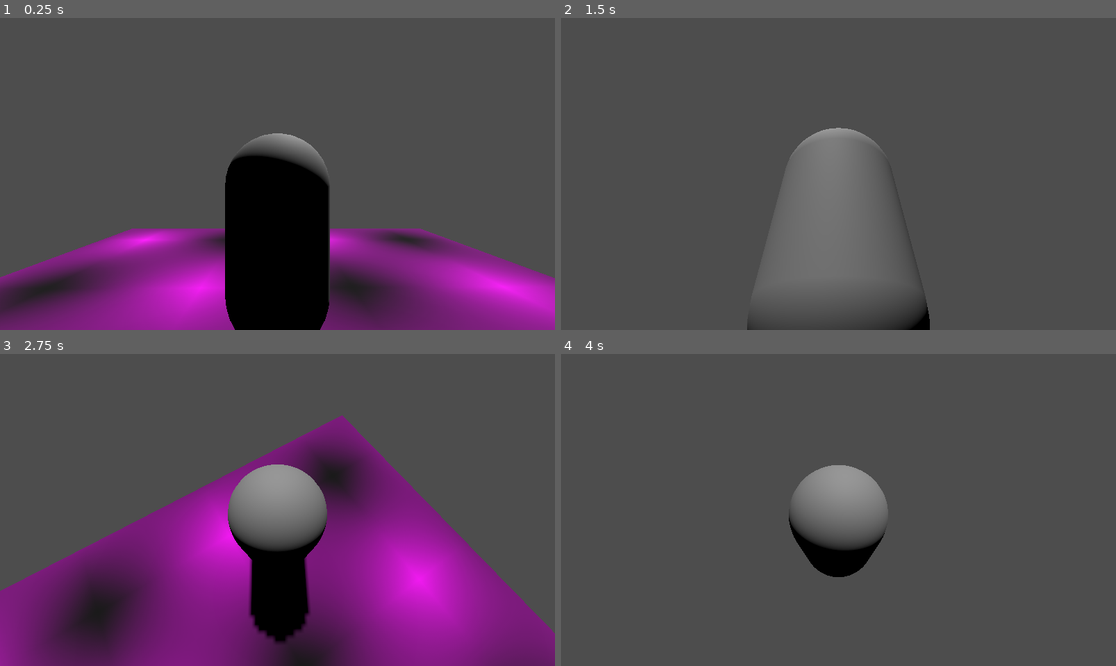
Above: before the commit, frames 1-4 (two rows, left to right).
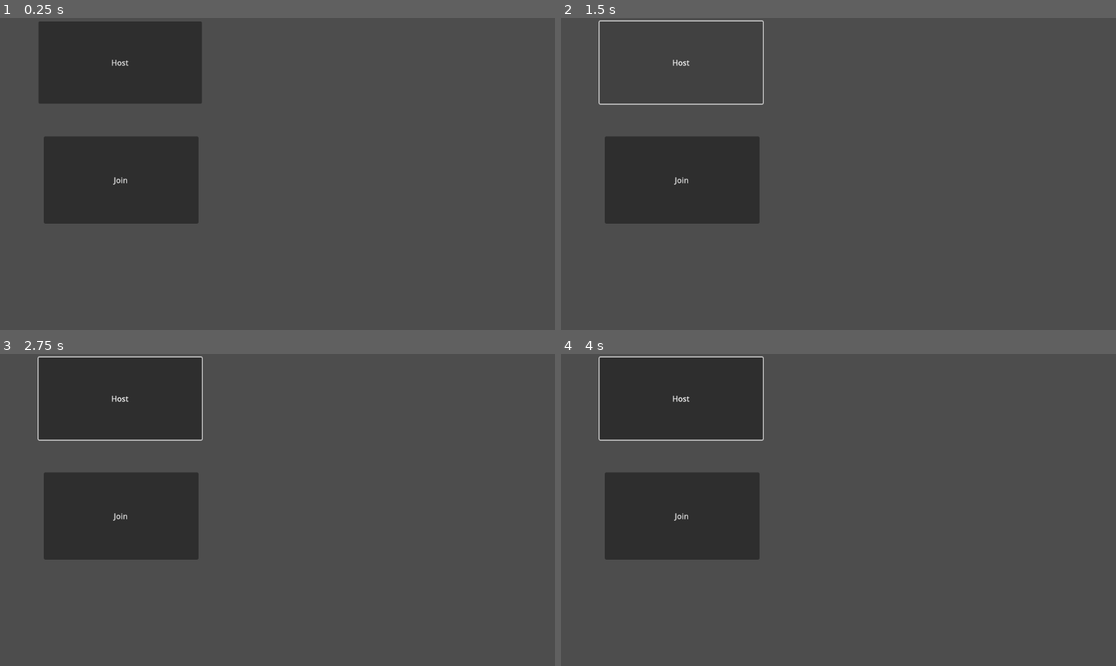
Above: after the commit, the same moments.

Repository: Github11200/Booming-Beavers
Game: Godot game, scene res://Scenes/main.tscn
The game is run twice, just before and just after one commit, with the same random seed, the same clock (stepped at 60 frames per second) and the same inputs.
Inputs (mouse positions are in pixels of both pictures, inside the frame that each line leads up to):
- Up to frame 1 (0.25 s): no input
- Up to frame 2 (1.5 s): click (683, 180) at 0.5 s, where only the run after the commit has a clickable "Join"; click (683, 61) at 1.25 s, where only the run after the commit has a clickable "Host"
- Up to frame 3 (2.75 s): move the mouse to (305, 510) at 2.02 s; hold W (up) from 2.03 s (still down); hold H from 2.03 s (still down); tap J at 2.3 s
- Up to frame 4 (4 s): keep holding W (up); move the mouse to (810, 510) at 2.77 s; release H at 2.78 s; tap J at 2.85 s; tap P at 3.05 s; move the mouse to (849, 503) at 3.52 s; hold P from 3.53 s (still down); tap H at 3.8 s

The runs differ from the first frame. In frame 1, 49% of the frame differs, in the area x 0-100%, y 1-100%; in frame 2, 16%; in frame 3, 62%, in the area x 0-100%, y 0-100%; in frame 4, 20%.

Commit message:
the multiplayer works ajsdlkfja;slkdfja;lskdfj;lkasdjf;lk

Diff:
--- a/Scenes/main.tscn
+++ b/Scenes/main.tscn
@@ -1,16 +1,8 @@
-[gd_scene load_steps=9 format=3 uid="uid://d3dt12exogmvn"]
+[gd_scene load_steps=7 format=3 uid="uid://d3dt12exogmvn"]
 
-[ext_resource type="Script" uid="uid://dgiw1p1b0w0jx" path="res://Scripts/player.gd" id="1_bo1nx"]
-[ext_resource type="Script" uid="uid://l6im6sqdvmk8" path="res://Scripts/connection_manager.gd" id="2_8gbba"]
-
-[sub_resource type="CapsuleMesh" id="CapsuleMesh_iw7eq"]
-
-[sub_resource type="CapsuleShape3D" id="CapsuleShape3D_1boii"]
-
-[sub_resource type="SceneReplicationConfig" id="SceneReplicationConfig_ig7tw"]
-properties/0/path = NodePath("CharacterBody3D:health")
-properties/0/spawn = true
-properties/0/replication_mode = 2
+[ext_resource type="PackedScene" uid="uid://d2a7qdfuc1rme" path="res://player.tscn" id="1_bo1nx"]
+[ext_resource type="Script" uid="uid://py1k2y6vhqmc" path="res://Scenes/multiplayer_spawner.gd" id="1_jjgbg"]
+[ext_resource type="PackedScene" uid="uid://6hoamojaxorj" path="res://ui.tscn" id="2_bo1nx"]
 
 [sub_resource type="QuadMesh" id="QuadMesh_ig7tw"]
 
@@ -19,42 +11,21 @@
 [sub_resource type="StandardMaterial3D" id="StandardMaterial3D_0xm2m"]
 albedo_texture = SubResource("PlaceholderTexture2D_ig7tw")
 
-[node name="Enemy" type="Node3D"]
+[node name="Main" type="Node3D"]
 
 [node name="DirectionalLight3D" type="DirectionalLight3D" parent="."]
 transform = Transform3D(-0.866025, -0.433013, 0.25, 0, 0.5, 0.866025, -0.5, 0.75, -0.433013, 0, 2.65744, 0)
 shadow_enabled = true
 
-[node name="CharacterBody3D" type="CharacterBody3D" parent="."]
-transform = Transform3D(1, 0, 0, 0, 1, 0, 0, 0, 1, 0, 0.879972, 0)
-script = ExtResource("1_bo1nx")
-
-[node name="MeshInstance3D" type="MeshInstance3D" parent="CharacterBody3D"]
-mesh = SubResource("CapsuleMesh_iw7eq")
-
-[node name="CollisionShape3D" type="CollisionShape3D" parent="CharacterBody3D"]
-shape = SubResource("CapsuleShape3D_1boii")
-
-[node name="Camera Origin" type="Node3D" parent="CharacterBody3D"]
-transform = Transform3D(1, 0, 0, 0, 1, 0, 0, 0, 1, 0, 0.609842, 0)
-
-[node name="SpringArm3D" type="SpringArm3D" parent="CharacterBody3D/Camera Origin"]
-spring_length = 2.0
-margin = 0.5
-
-[node name="Camera3D" type="Camera3D" parent="CharacterBody3D/Camera Origin/SpringArm3D"]
-transform = Transform3D(1, 0, 0, 0, 1, 0, 0, 0, 1, 0, 0, 1.93362)
-
-[node name="Game" type="Node" parent="."]
-
-[node name="MultiplayerSynchronizer" type="MultiplayerSynchronizer" parent="Game"]
-root_path = NodePath("../..")
-replication_config = SubResource("SceneReplicationConfig_ig7tw")
-
-[node name="Connection Manager" type="Node" parent="Game"]
-script = ExtResource("2_8gbba")
-
 [node name="MeshInstance3D" type="MeshInstance3D" parent="."]
 transform = Transform3D(9.58689, -0.075044, 0.00478001, -0.00538415, -0.0771634, 9.58687, -0.075003, -9.58658, -0.0772032, 0, -0.29049, 0)
 mesh = SubResource("QuadMesh_ig7tw")
 surface_material_override/0 = SubResource("StandardMaterial3D_0xm2m")
+
+[node name="MultiplayerSpawner" type="MultiplayerSpawner" parent="."]
+_spawnable_scenes = PackedStringArray("uid://d2a7qdfuc1rme")
+spawn_path = NodePath("..")
+script = ExtResource("1_jjgbg")
+network_player = ExtResource("1_bo1nx")
+
+[node name="CanvasLayer" parent="." instance=ExtResource("2_bo1nx")]
--- /dev/null
+++ b/Scenes/multiplayer_spawner.gd
@@ -0,0 +1,14 @@
+extends MultiplayerSpawner
+
+@export var network_player: PackedScene
+
+func _ready() -> void:
+	multiplayer.peer_connected.connect(spawn_player)
+
+func spawn_player(id: int) -> void:
+	if !multiplayer.is_server(): return
+
+	var player: Node = network_player.instantiate()
+	player.name = str(id)
+
+	get_node(spawn_path).call_deferred("add_child", player)
--- a/Scripts/connection_manager.gd
+++ b/Scripts/connection_manager.gd
@@ -1,7 +1,8 @@
 class_name ConnectionManager
-extends Node
+extends MultiplayerSpawner
 
-const PORT = 5000
+@export var player_scene: PackedScene
+const PORT = 42069
 
 func create_server() -> void:
 	var peer = ENetMultiplayerPeer.new()
@@ -14,19 +15,9 @@
 
 	multiplayer.multiplayer_peer = peer
 
-	multiplayer.peer_connected.connect(
-		func(peer_id: int) -> void:
-			print(peer_id)
-	)
-
-	multiplayer.peer_disconnected.connect(
-		func(peer_id: int) -> void:
-			print(str(peer_id) + " has left the game!")
-	)
-
 func join_server() -> void:
 	var peer = ENetMultiplayerPeer.new()
-	var res = peer.create_client("127.0.0.1", PORT)
+	var res = peer.create_client("localhost", PORT)
 
 	if res == OK:
 		print("Connected!")
--- a/Scripts/player.gd
+++ b/Scripts/player.gd
@@ -5,24 +5,35 @@
 
 @onready var pivot = $"Camera Origin"
 @export var sensitivity = 0.5
-@export var health: float = 100
 
-func _ready():
-	Input.mouse_mode = Input.MOUSE_MODE_CAPTURED
+var rebound = true
+var rebound2 = true
 
-func _input(event):
-	if event is InputEventMouseMotion:
-		rotate_y(deg_to_rad(-event.relative.x * sensitivity))
-		pivot.rotate_x(deg_to_rad(-event.relative.y * sensitivity))
-		pivot.rotation.x = clamp(pivot.rotation.x, deg_to_rad(-90), deg_to_rad(45))
+func _enter_tree() -> void:
+	set_multiplayer_authority(name.to_int())
+
+#func _ready():
+	#Input.mouse_mode = Input.MOUSE_MODE_CAPTURED
+
+#func _input(event):
+	#if event is InputEventMouseMotion:
+		#rotate_y(deg_to_rad(-event.relative.x * sensitivity))
+		#pivot.rotate_x(deg_to_rad(-event.relative.y * sensitivity))
+		#pivot.rotation.x = clamp(pivot.rotation.x, deg_to_rad(-90), deg_to_rad(45))
 
 func _process(delta):
-	if Input.is_key_pressed(KEY_H):
-		Connections.create_server()
-	if Input.is_key_pressed(KEY_P):
-		Connections.join_server()
+	if Input.is_key_label_pressed(KEY_H):
+		if rebound:
+			Connections.create_server()
+			rebound = false
+	if Input.is_key_label_pressed(KEY_J):
+		if rebound2:
+			Connections.join_server()
+			rebound2 = false
 
 func _physics_process(delta: float) -> void:
+	if not is_multiplayer_authority(): return
+
 	if Input.is_action_just_pressed("quit"):
 		get_tree().quit()
 
--- /dev/null
+++ b/high_level_ui.gd
@@ -0,0 +1,9 @@
+extends CanvasLayer
+
+
+func _on_join_pressed() -> void:
+	Connections.join_server()
+
+
+func _on_host_pressed() -> void:
+	Connections.create_server()
--- /dev/null
+++ b/player.tscn
@@ -0,0 +1,29 @@
+[gd_scene load_steps=4 format=3 uid="uid://d2a7qdfuc1rme"]
+
+[ext_resource type="Script" uid="uid://dgiw1p1b0w0jx" path="res://Scripts/player.gd" id="1_4flbx"]
+
+[sub_resource type="CapsuleMesh" id="CapsuleMesh_iw7eq"]
+
+[sub_resource type="SceneReplicationConfig" id="SceneReplicationConfig_4flbx"]
+properties/0/path = NodePath(".:position")
+properties/0/spawn = true
+properties/0/replication_mode = 1
+
+[node name="CharacterBody3D" type="CharacterBody3D"]
+script = ExtResource("1_4flbx")
+
+[node name="MeshInstance3D" type="MeshInstance3D" parent="."]
+mesh = SubResource("CapsuleMesh_iw7eq")
+
+[node name="Camera Origin" type="Node3D" parent="."]
+transform = Transform3D(1, 0, 0, 0, 1, 0, 0, 0, 1, 0, 0.609842, 0)
+
+[node name="SpringArm3D" type="SpringArm3D" parent="Camera Origin"]
+spring_length = 2.0
+margin = 0.5
+
+[node name="Camera3D" type="Camera3D" parent="Camera Origin/SpringArm3D"]
+transform = Transform3D(1, 0, 0, 0, 1, 0, 0, 0, 1, 0, 0, 1.93362)
+
+[node name="MultiplayerSynchronizer" type="MultiplayerSynchronizer" parent="."]
+replication_config = SubResource("SceneReplicationConfig_4flbx")
--- /dev/null
+++ b/ui.tscn
@@ -0,0 +1,23 @@
+[gd_scene load_steps=2 format=3 uid="uid://6hoamojaxorj"]
+
+[ext_resource type="Script" uid="uid://dilmb0xpoxuma" path="res://high_level_ui.gd" id="1_fyqef"]
+
+[node name="CanvasLayer" type="CanvasLayer"]
+script = ExtResource("1_fyqef")
+
+[node name="Join" type="Button" parent="."]
+offset_left = 91.0
+offset_top = 246.0
+offset_right = 412.0
+offset_bottom = 427.0
+text = "Join"
+
+[node name="Host" type="Button" parent="."]
+offset_left = 80.0
+offset_top = 7.0
+offset_right = 419.0
+offset_bottom = 178.0
+text = "Host"
+
+[connection signal="pressed" from="Join" to="." method="_on_join_pressed"]
+[connection signal="pressed" from="Host" to="." method="_on_host_pressed"]
Not shown, added: Scenes/multiplayer_spawner.gd.uid
Not shown, added: high_level_ui.gd.uid
